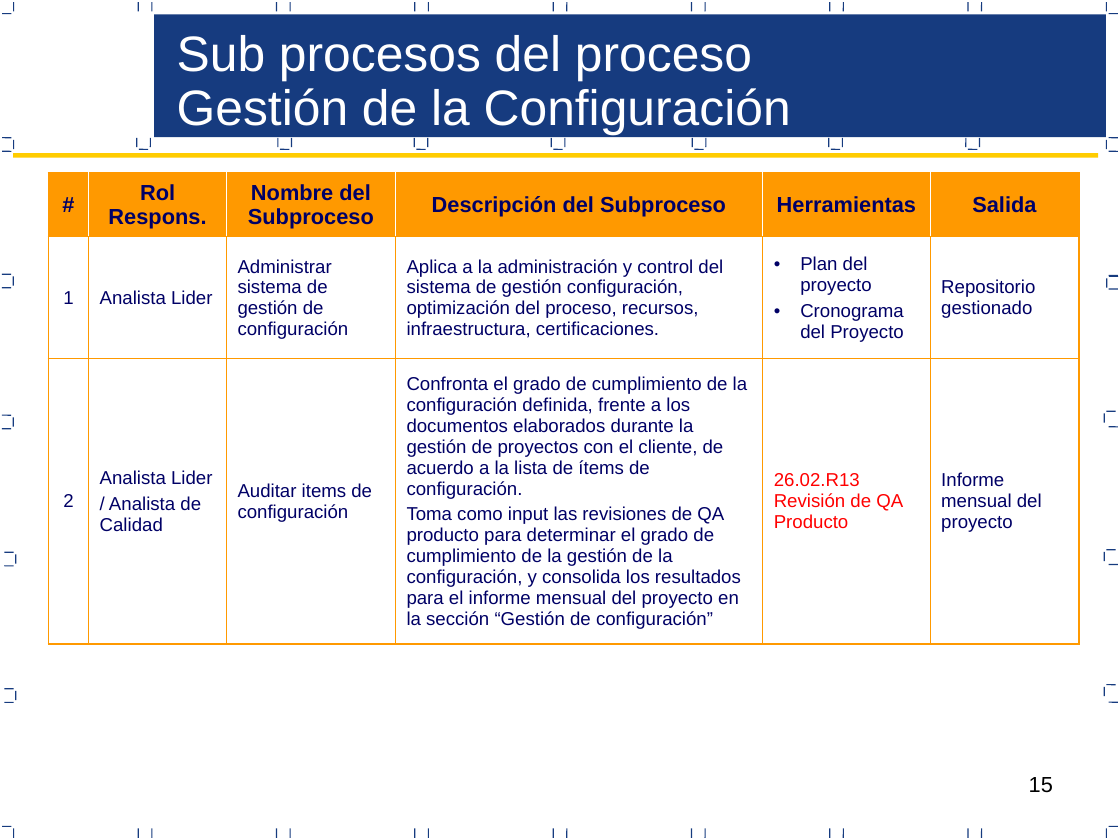
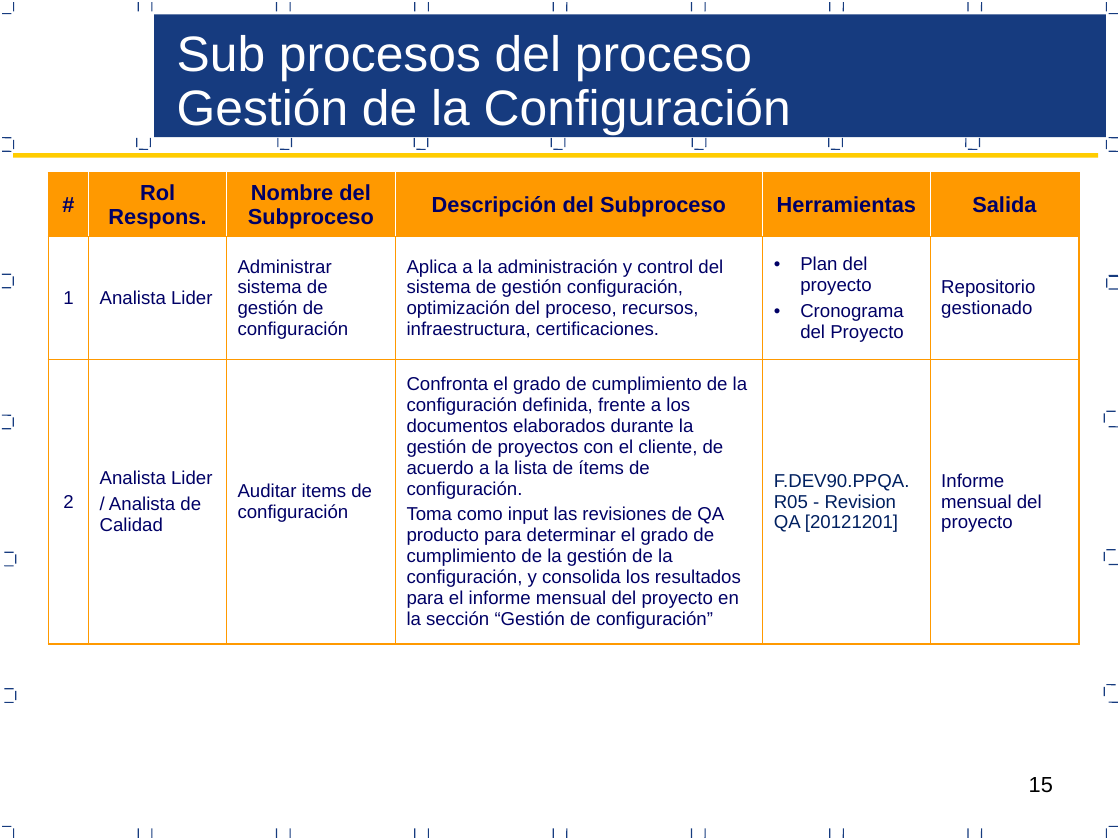
Before and after one commit to joansafr/Dev90PlusPlus, a slide deck: slide 15 of Area Gestion Configuracion/F.DEV90.AGC.R01 - Proceso de Gestion de Configuracion.ppt. Drawn at 1120x840 pixels with LibreOffice and Linux fonts; fonts in the diff are those of the drawing. Boxes give left, top, right and bottom in pixels: in the first picture for what was removed or moved away, otherwise in the second. Text is boxed around its words. In the diff, an @@ line names an element or a change of style, - is before the commit and + after.

Commit message:
Area PPQA, Area Gestion de Configuracion
Se agrego el checklist de Aseugramiento de Calidad que verifica los
procesos de Gestion de Configuracion

```diff
--- a/Area Gestion Configuracion/F.DEV90.AGC.R01 - Proceso de Gestion de Configuracion.ppt
+++ b/Area Gestion Configuracion/F.DEV90.AGC.R01 - Proceso de Gestion de Configuracion.ppt
@@ table at [48, 174, 1079, 644] @@
-row 3, column 5: 26.02.R13 Revisión de QA Producto
+row 3, column 5: F.DEV90.PPQA.R05 - Revision QA [20121201]
```
Also in this commit, not shown: 1 other file.
